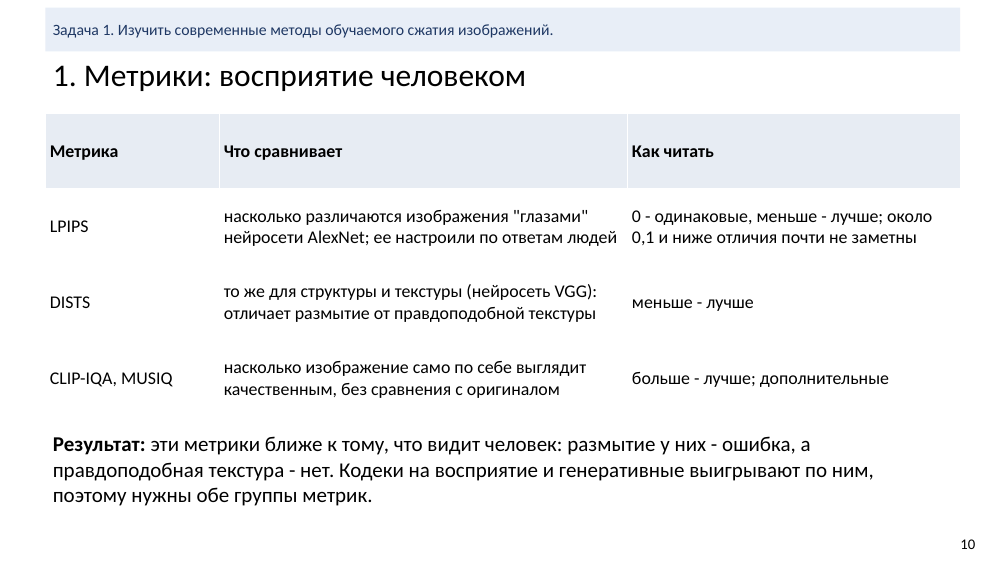
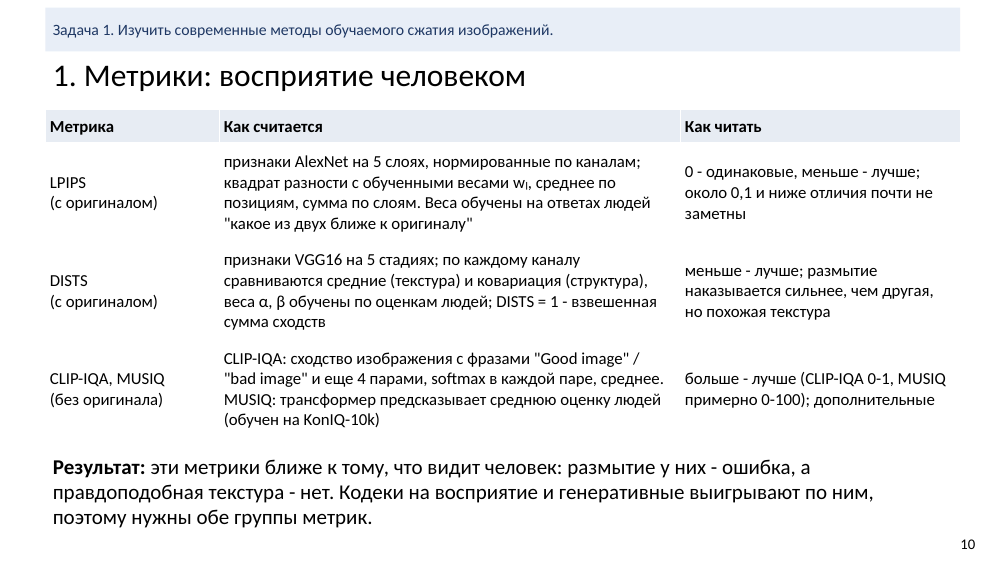
Before and after one commit to KDMCrypto/Deep-Image-Compression, a slide deck: slide 10 of documentation/cv-project-compression.pptx. Drawn at 1008x567 pixels with LibreOffice and Linux fonts; fonts in the diff are those of the drawing. Boxes give left, top, right and bottom in pixels: in the first picture for what was removed or moved away, otherwise in the second. Text is boxed around its words. In the diff, an @@ line names an element or a change of style, - is before the commit and + after.

Commit message:
Rework the project notebook and slides after the second review
- metric formulas (PSNR, MS-SSIM, LPIPS, DISTS, CLIP-IQA, MUSIQ) and decibels
- what was taken ready-made and what was done
- DIV2K validation: overfitting check of the 4 final models and the choice
  of the crop source on validation (bootstrap intervals)
- training-crops figure with both frames and the reasons for crops
- bits needed for equal quality and compression ratios against PNG
- strongly enlarged regions at equal file size and an error map
- decode check in code_image (retry if the bitstream decodes wrongly)

```diff
--- a/documentation/cv-project-compression.pptx
+++ b/documentation/cv-project-compression.pptx
@@ table at box(45, 110, 960, 439) @@
-row 1, column 2: Что сравнивает
+row 1, column 2: Как считается
-row 2, column 1: LPIPS
+row 2, column 1: LPIPS / (с оригиналом)
@@ row 2, column 2: "насколько различаются изображения "глазами" нейросети AlexNet; ее настроили по ответам людей" to "признаки AlexNet на 5 слоях, нормированные по каналам; квадрат разности с обученными весами wₗ, среднее по позициям, сумма по слоям. Веса обучены на ответах людей "какое из двух ближе к оригиналу"" @@
-row 3: DISTS | то же для структуры и текстуры (нейросеть VGG): отличает размытие от правдоподобной текстуры | меньше - лучше
+row 3: DISTS / (с оригиналом) | признаки VGG16 на 5 стадиях; по каждому каналу сравниваются средние (текстура) и ковариация (структура), веса α, β обучены по оценкам людей; DISTS = 1 - взвешенная сумма сходств | меньше - лучше; размытие наказывается сильнее, чем другая, но похожая текстура
-row 4: CLIP-IQA, MUSIQ | насколько изображение само по себе выглядит качественным, без сравнения с оригиналом | больше - лучше; дополнительные
+row 4: CLIP-IQA, MUSIQ / (без оригинала) | CLIP-IQA: сходство изображения с фразами "Good image" / "bad image" и еще 4 парами, softmax в каждой паре, среднее. MUSIQ: трансформер предсказывает среднюю оценку людей (обучен на KonIQ-10k) | больше - лучше (CLIP-IQA 0-1, MUSIQ примерно 0-100); дополнительные
@@ size 17 to 16 pt in "Метрика", "Как читать", "0 - одинаковые, меньше - лучше; около ..." @@
@@ text "Результат: эти метрики ближе к ...": place and size @@
-text "Результат: эти метрики ближе к ..." at box(53, 436, 874, 506)
+text "Результат: эти метрики ближе к ..." at box(53, 459, 874, 528)
```
Also in this commit, not shown: 27 other slides changed, 10 slides added, 19 other files.
